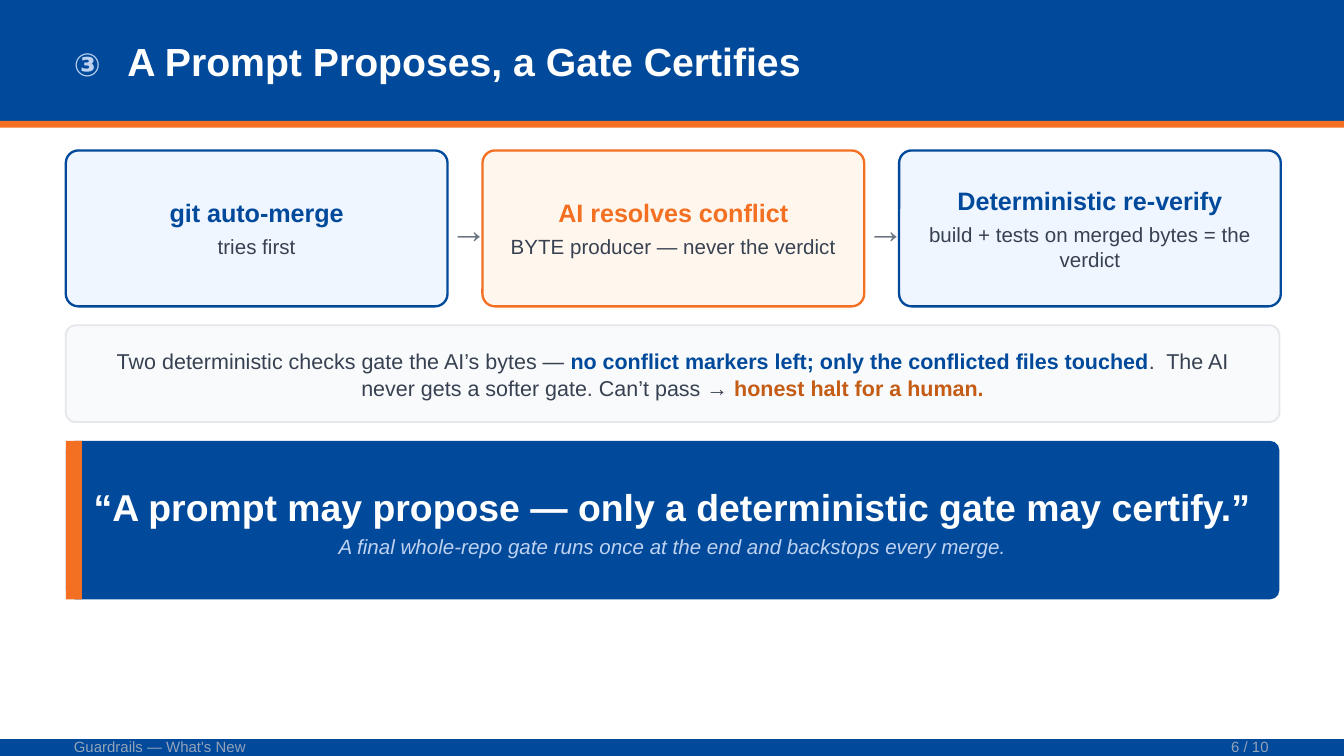
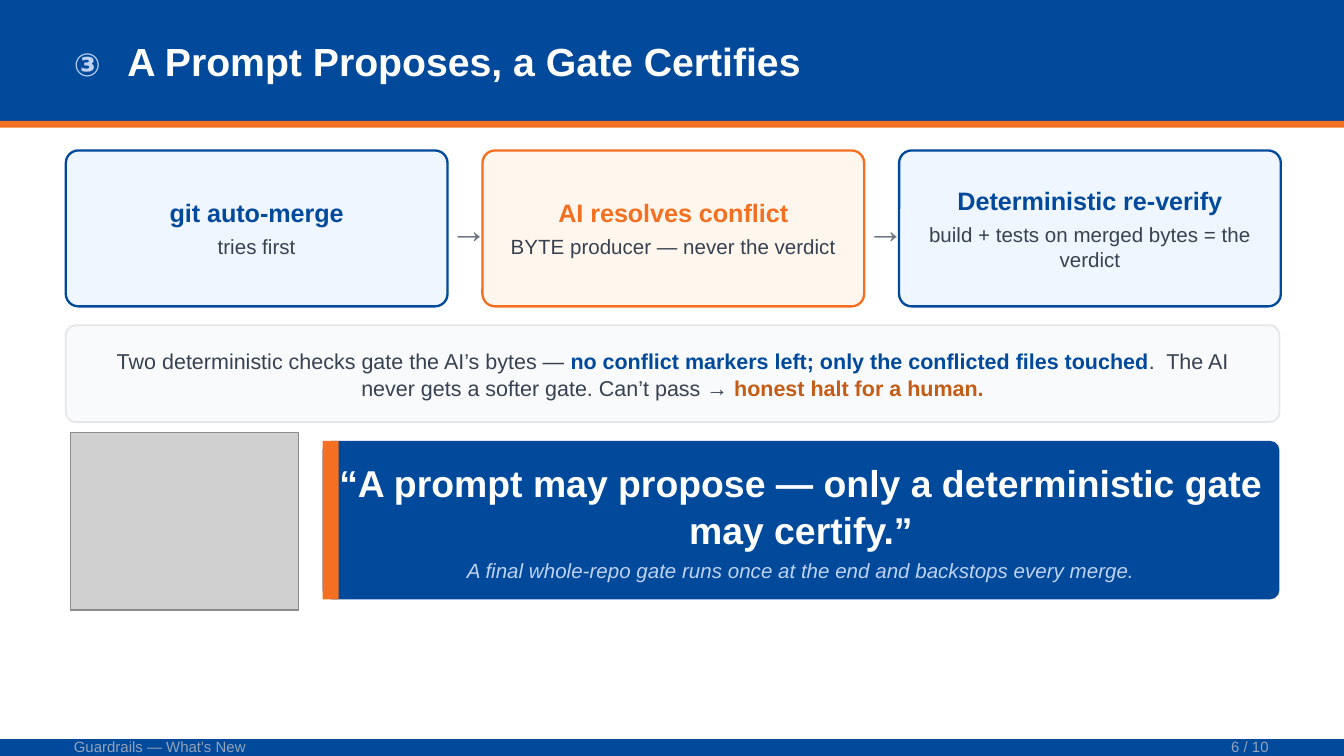
Before and after one commit to Servant-Software-LLC/Guardrails, a slide deck: slide 6 of docs/presentations/guardrails-whats-new-2026-06-22.pptx. Drawn at 1344x756 pixels with LibreOffice and Linux fonts; fonts in the diff are those of the drawing; grey boxes stand for pictures. Boxes give left, top, right and bottom in pixels: in the first picture for what was removed or moved away, otherwise in the second. Text is boxed around its words. In the diff, an @@ line names an element or a change of style, - is before the commit and + after.

```diff
--- a/docs/presentations/guardrails-whats-new-2026-06-22.pptx
+++ b/docs/presentations/guardrails-whats-new-2026-06-22.pptx
@@ picture added at bbox=[71, 433, 300, 610] @@
@@ text "“A prompt may propose — ..." rewrapped from bbox=[94, 494, 1250, 559] to bbox=[339, 470, 1262, 583] @@
@@ rounded rectangle: place and size @@
-rounded rectangle at bbox=[66, 441, 1279, 599]
+rounded rectangle at bbox=[323, 441, 1279, 599]
@@ rectangle: place and size @@
-rectangle at bbox=[66, 441, 82, 599]
+rectangle at bbox=[323, 441, 339, 599]
```
Also in this commit, not shown: 4 other slides changed, 6 other files.
